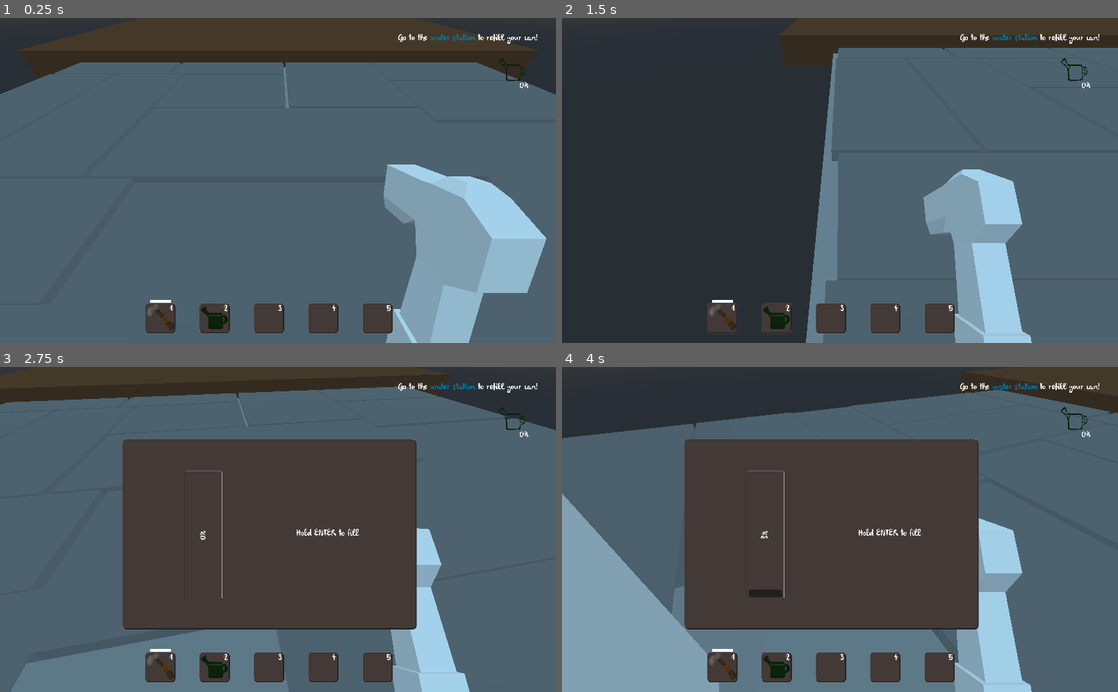
Above: before the commit, frames 1-4 (two rows, left to right).
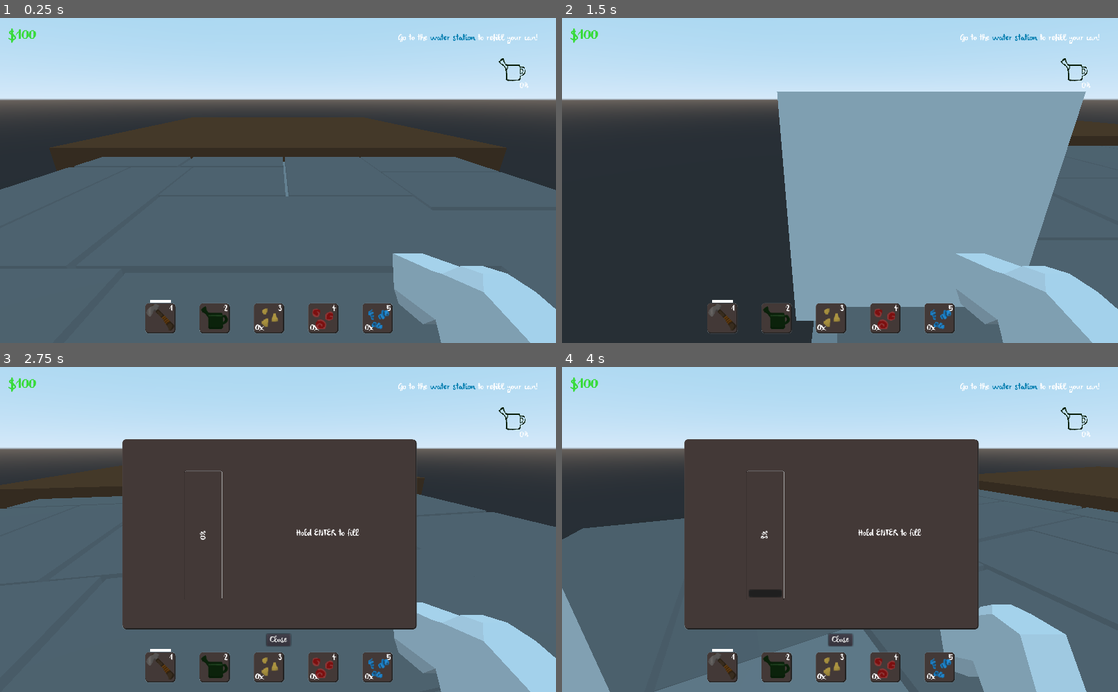
Above: after the commit, the same moments.

Repository: lea0101/FinalSem2
Game: Godot game, scene res://Scenes/Main.tscn
Same seed, same stepped clock (60 frames per second), same inputs: the game is played once before the commit and once after it.
Inputs (mouse positions are in pixels of both pictures, inside the frame that each line leads up to):
- Up to frame 1 (0.25 s): no input
- Up to frame 2 (1.5 s): tap Enter (ui_accept) at 0.5, 0.77 s; move the mouse to (962, 164) at 0.52 s; hold A (a) 0.53-1.25 s; click (962, 164) at 0.8 s; drag from (728, 196) to (812, 245) at 1.27 s
- Up to frame 3 (2.75 s): move the mouse to (333, 458) at 2.02 s; hold D (d) from 2.03 s (still down); click (333, 458) at 2.17 s; tap E (e) at 2.3 s
- Up to frame 4 (4 s): release D (d) at 2.75 s; drag from (812, 594) to (673, 480) at 2.77 s; tap Enter (ui_accept) at 3.5, 3.77 s; move the mouse to (1006, 578) at 3.52 s; hold Q (q) from 3.53 s (still down); click (1006, 578) at 3.67 s; right-click (1006, 578) at 3.8 s

The runs differ from the first frame. In frame 1, 56% of the frame differs, in the area x 0-100%, y 0-100%; in frame 2, 60%; in frame 3, 44%; in frame 4, 50%.

Commit message:
Shop and inventory stuff

Diff:
--- a/Assets/DefaultTheme.tres
+++ b/Assets/DefaultTheme.tres
@@ -26,6 +26,27 @@
 corner_detail = 5
 shadow_size = 1
 
+[sub_resource type="StyleBoxFlat" id=6]
+content_margin_left = 4.0
+content_margin_right = 13.0
+bg_color = Color( 0.15625, 0.133362, 0.128784, 1 )
+border_width_left = 1
+border_color = Color( 0.639216, 0.639216, 0.639216, 1 )
+corner_radius_top_left = 2
+corner_radius_top_right = 2
+corner_radius_bottom_right = 2
+corner_radius_bottom_left = 2
+expand_margin_left = 8.0
+expand_margin_right = 8.0
+shadow_size = 1
+shadow_offset = Vector2( 0, -1 )
+
+[sub_resource type="StyleBoxFlat" id=4]
+bg_color = Color( 0.160784, 0.235294, 0.176471, 1 )
+
+[sub_resource type="StyleBoxFlat" id=5]
+bg_color = Color( 0.266667, 0.227451, 0.219608, 1 )
+
 [sub_resource type="DynamicFont" id=3]
 font_data = ExtResource( 1 )
 
@@ -37,3 +58,41 @@
 ProgressBar/fonts/font = null
 ProgressBar/styles/bg = SubResource( 2 )
 ProgressBar/styles/fg = null
+TabContainer/colors/font_color_bg = Color( 0.690196, 0.690196, 0.690196, 1 )
+TabContainer/colors/font_color_disabled = Color( 0.9, 0.9, 0.9, 0.2 )
+TabContainer/colors/font_color_fg = Color( 0.94, 0.94, 0.94, 1 )
+TabContainer/constants/hseparation = 4
+TabContainer/constants/label_valign_bg = 2
+TabContainer/constants/label_valign_fg = 0
+TabContainer/constants/side_margin = 8
+TabContainer/constants/top_margin = 24
+TabContainer/fonts/font = null
+TabContainer/icons/decrement = null
+TabContainer/icons/decrement_highlight = null
+TabContainer/icons/increment = null
+TabContainer/icons/increment_highlight = null
+TabContainer/icons/menu = null
+TabContainer/icons/menu_highlight = null
+TabContainer/styles/panel = SubResource( 1 )
+TabContainer/styles/tab_bg = SubResource( 6 )
+TabContainer/styles/tab_disabled = null
+TabContainer/styles/tab_fg = SubResource( 6 )
+Tabs/colors/font_color_bg = Color( 0.69, 0.69, 0.69, 1 )
+Tabs/colors/font_color_disabled = Color( 0.9, 0.9, 0.9, 0.2 )
+Tabs/colors/font_color_fg = Color( 0.94, 0.94, 0.94, 1 )
+Tabs/constants/hseparation = 4
+Tabs/constants/label_valign_bg = 2
+Tabs/constants/label_valign_fg = 0
+Tabs/constants/top_margin = 24
+Tabs/fonts/font = null
+Tabs/icons/close = null
+Tabs/icons/decrement = null
+Tabs/icons/decrement_highlight = null
+Tabs/icons/increment = null
+Tabs/icons/increment_highlight = null
+Tabs/styles/button = SubResource( 4 )
+Tabs/styles/button_pressed = null
+Tabs/styles/panel = SubResource( 1 )
+Tabs/styles/tab_bg = SubResource( 5 )
+Tabs/styles/tab_disabled = null
+Tabs/styles/tab_fg = null
--- a/Scenes/Main.tscn
+++ b/Scenes/Main.tscn
@@ -1,9 +1,10 @@
-[gd_scene load_steps=8 format=2]
+[gd_scene load_steps=9 format=2]
 
 [ext_resource path="res://Scripts/Main.gd" type="Script" id=1]
 [ext_resource path="res://Scenes/FarmPlot.tscn" type="PackedScene" id=2]
 [ext_resource path="res://Scenes/WaterStation.tscn" type="PackedScene" id=3]
 [ext_resource path="res://Assets/Ground.obj" type="ArrayMesh" id=4]
+[ext_resource path="res://Scenes/Shop.tscn" type="PackedScene" id=5]
 
 [sub_resource type="CubeMesh" id=1]
 
@@ -57,3 +58,6 @@
 material/15 = null
 material/16 = null
 material/17 = null
+
+[node name="TMP_Shop" parent="." instance=ExtResource( 5 )]
+transform = Transform( 1, 0, 0, 0, 1, 0, 0, 0, 1, -6.57425, 1.25621, 0 )
--- a/Scenes/Player.tscn
+++ b/Scenes/Player.tscn
@@ -12,9 +12,26 @@
 [ext_resource path="res://Scripts/Camera.gd" type="Script" id=10]
 [ext_resource path="res://Assets/wateringcan.png" type="Texture" id=11]
 [ext_resource path="res://Assets/Hoe_Icon.png" type="Texture" id=12]
+[ext_resource path="res://Assets/Seeds/Seed1_Btn3.png" type="Texture" id=13]
+[ext_resource path="res://Assets/Seeds/Seed1_Btn2.png" type="Texture" id=14]
+[ext_resource path="res://Assets/Seeds/Seed1_Btn.png" type="Texture" id=15]
+[ext_resource path="res://Assets/Seeds/Seed1_Inv.png" type="Texture" id=16]
+[ext_resource path="res://Assets/olivier_demo.ttf" type="DynamicFontData" id=17]
+[ext_resource path="res://Assets/Seeds/Seed2_Btn.png" type="Texture" id=18]
+[ext_resource path="res://Assets/Seeds/Seed2_Btn3.png" type="Texture" id=19]
+[ext_resource path="res://Assets/Seeds/Seed3_Btn2.png" type="Texture" id=20]
+[ext_resource path="res://Assets/Seeds/Seed2_Btn2.png" type="Texture" id=21]
+[ext_resource path="res://Assets/Seeds/Seed3_Btn.png" type="Texture" id=22]
+[ext_resource path="res://Assets/Seeds/Seed3_Btn3.png" type="Texture" id=23]
+[ext_resource path="res://Assets/Seeds/Seed3_Inv.png" type="Texture" id=24]
+[ext_resource path="res://Assets/Seeds/Seed2_Inv.png" type="Texture" id=25]
 
 [sub_resource type="BoxShape" id=1]
 extents = Vector3( 0.6767, 1, 0.733048 )
+
+[sub_resource type="DynamicFont" id=3]
+size = 27
+font_data = ExtResource( 17 )
 
 [sub_resource type="Animation" id=2]
 resource_name = "Swing"
@@ -46,7 +63,7 @@
 material/3 = ExtResource( 1 )
 
 [node name="Camera" type="Camera" parent="."]
-transform = Transform( 1, 0, 0, 0, 0.759884, 0.650058, 0, -0.650058, 0.759884, 0, 0.958413, -0.0162635 )
+transform = Transform( 1, 0, 0, 0, 0.94387, 0.330317, 0, -0.330317, 0.94387, 0, 0.958413, -0.0162635 )
 script = ExtResource( 10 )
 
 [node name="CollisionShape" type="CollisionShape" parent="."]
@@ -118,6 +135,130 @@
 margin_bottom = 182.049
 text = "Hold ENTER to fill"
 
+[node name="Shop" type="Control" parent="UI"]
+visible = false
+anchor_right = 1.0
+anchor_bottom = 1.0
+__meta__ = {
+"_edit_use_anchors_": false
+}
+
+[node name="TabContainer" type="TabContainer" parent="UI/Shop"]
+anchor_left = 0.5
+anchor_top = 0.5
+anchor_right = 0.5
+anchor_bottom = 0.5
+margin_left = -324.425
+margin_top = -183.815
+margin_right = 327.575
+margin_bottom = 183.185
+theme = ExtResource( 7 )
+__meta__ = {
+"_edit_use_anchors_": false
+}
+
+[node name="Buy" type="Tabs" parent="UI/Shop/TabContainer"]
+anchor_right = 1.0
+anchor_bottom = 1.0
+margin_top = 26.0
+margin_right = -2.0
+margin_bottom = -2.0
+
+[node name="Lbl_Title" type="Label" parent="UI/Shop/TabContainer/Buy"]
+margin_left = 291.675
+margin_top = 29.0608
+margin_right = 354.675
+margin_bottom = 45.0608
+text = "Buy Seeds"
+__meta__ = {
+"_edit_use_anchors_": false
+}
+
+[node name="Btn_Seed1" type="TextureButton" parent="UI/Shop/TabContainer/Buy"]
+margin_left = 161.642
+margin_top = 107.815
+margin_right = 211.642
+margin_bottom = 157.815
+rect_scale = Vector2( 1.5, 1.5 )
+texture_normal = ExtResource( 15 )
+texture_pressed = ExtResource( 13 )
+texture_hover = ExtResource( 14 )
+__meta__ = {
+"_edit_use_anchors_": false
+}
+
+[node name="Lbl_Cost" type="Label" parent="UI/Shop/TabContainer/Buy/Btn_Seed1"]
+margin_left = 6.0
+margin_top = 60.0
+margin_right = 46.0
+margin_bottom = 76.0
+text = "$1"
+align = 1
+__meta__ = {
+"_edit_use_anchors_": false
+}
+
+[node name="Btn_Seed2" type="TextureButton" parent="UI/Shop/TabContainer/Buy"]
+margin_left = 291.642
+margin_top = 107.815
+margin_right = 341.642
+margin_bottom = 157.815
+rect_scale = Vector2( 1.5, 1.5 )
+texture_normal = ExtResource( 18 )
+texture_pressed = ExtResource( 19 )
+texture_hover = ExtResource( 21 )
+
+[node name="Lbl_Cost2" type="Label" parent="UI/Shop/TabContainer/Buy/Btn_Seed2"]
+margin_left = 6.0
+margin_top = 60.0
+margin_right = 46.0
+margin_bottom = 76.0
+text = "$1"
+align = 1
+
+[node name="Btn_Seed3" type="TextureButton" parent="UI/Shop/TabContainer/Buy"]
+margin_left = 411.642
+margin_top = 107.815
+margin_right = 461.642
+margin_bottom = 157.815
+rect_scale = Vector2( 1.5, 1.5 )
+texture_normal = ExtResource( 22 )
+texture_pressed = ExtResource( 23 )
+texture_hover = ExtResource( 20 )
+__meta__ = {
+"_edit_use_anchors_": false
+}
+
+[node name="Lbl_Cost3" type="Label" parent="UI/Shop/TabContainer/Buy/Btn_Seed3"]
+margin_left = 6.0
+margin_top = 60.0
+margin_right = 46.0
+margin_bottom = 76.0
+text = "$1"
+align = 1
+__meta__ = {
+"_edit_use_anchors_": false
+}
+
+[node name="Sell" type="Tabs" parent="UI/Shop/TabContainer"]
+visible = false
+anchor_right = 1.0
+anchor_bottom = 1.0
+margin_top = 26.0
+margin_right = -2.0
+margin_bottom = -2.0
+
+[node name="Lbl_Title2" type="Label" parent="UI/Shop/TabContainer/Sell"]
+margin_left = 291.675
+margin_top = 29.0608
+margin_right = 354.675
+margin_bottom = 45.0608
+text = "Sell Crops
+"
+__meta__ = {
+"_edit_use_anchors_": false
+}
+
 [node name="Slots" type="Node" parent="UI"]
 
 [node name="Slot1" type="Panel" parent="UI/Slots"]
@@ -179,6 +320,16 @@
 "_edit_use_anchors_": false
 }
 
+[node name="Lbl_SeedCnt" type="Label" parent="UI/Slots/Slot3"]
+margin_left = 2.24744
+margin_top = 36.7085
+margin_right = 42.2474
+margin_bottom = 52.7085
+text = "0x"
+__meta__ = {
+"_edit_use_anchors_": false
+}
+
 [node name="Label" type="Label" parent="UI/Slots/Slot3"]
 margin_left = 43.7252
 margin_top = 2.28796
@@ -187,12 +338,26 @@
 text = "3
 "
 
+[node name="Seed1_Inv" type="Sprite" parent="UI/Slots/Slot3"]
+position = Vector2( 26.6958, 23.969 )
+texture = ExtResource( 16 )
+
 [node name="Slot4" type="Panel" parent="UI/Slots"]
 margin_left = 568.354
 margin_top = 526.588
 margin_right = 623.354
 margin_bottom = 581.588
 theme = ExtResource( 7 )
+__meta__ = {
+"_edit_use_anchors_": false
+}
+
+[node name="Lbl_SeedCnt2" type="Label" parent="UI/Slots/Slot4"]
+margin_left = 2.63403
+margin_top = 36.7085
+margin_right = 42.634
+margin_bottom = 52.7085
+text = "0x"
 __meta__ = {
 "_edit_use_anchors_": false
 }
@@ -205,12 +370,26 @@
 text = "4
 "
 
+[node name="Seed2_Inv" type="Sprite" parent="UI/Slots/Slot4"]
+position = Vector2( 26.5724, 26.985 )
+texture = ExtResource( 25 )
+
 [node name="Slot5" type="Panel" parent="UI/Slots"]
 margin_left = 668.354
 margin_top = 526.588
 margin_right = 723.354
 margin_bottom = 581.588
 theme = ExtResource( 7 )
+__meta__ = {
+"_edit_use_anchors_": false
+}
+
+[node name="Lbl_SeedCnt3" type="Label" parent="UI/Slots/Slot5"]
+margin_left = 3.76978
+margin_top = 36.7085
+margin_right = 43.7698
+margin_bottom = 52.7085
+text = "0x"
 __meta__ = {
 "_edit_use_anchors_": false
 }
@@ -222,17 +401,13 @@
 margin_bottom = 33.288
 text = "5
 "
-
-[node name="TMP_Item" type="ColorRect" parent="UI/Slots"]
-visible = false
-margin_left = 275.661
-margin_top = 533.506
-margin_right = 315.661
-margin_bottom = 573.506
-color = Color( 0.980392, 0.0784314, 0.0784314, 1 )
-__meta__ = {
-"_edit_use_anchors_": false
-}
+__meta__ = {
+"_edit_use_anchors_": false
+}
+
+[node name="Seed3_Inv" type="Sprite" parent="UI/Slots/Slot5"]
+position = Vector2( 27.9344, 27.1696 )
+texture = ExtResource( 24 )
 
 [node name="Rect_Indicator" type="ColorRect" parent="UI"]
 margin_left = 275.0
@@ -275,8 +450,36 @@
 "_edit_use_anchors_": false
 }
 
+[node name="Btn_Close" type="Button" parent="UI"]
+visible = false
+anchor_left = 0.5
+anchor_top = 1.0
+anchor_right = 0.5
+anchor_bottom = 1.0
+margin_left = -22.0
+margin_top = -108.0
+margin_right = 22.0
+margin_bottom = -86.0
+text = "Close"
+
+[node name="Lbl_Money" type="Label" parent="UI"]
+margin_left = 13.9205
+margin_top = 17.4875
+margin_right = 53.9205
+margin_bottom = 45.4875
+custom_fonts/font = SubResource( 3 )
+custom_colors/font_color = Color( 0.223529, 0.862745, 0.231373, 1 )
+text = "$0"
+__meta__ = {
+"_edit_use_anchors_": false
+}
+
 [node name="Hoe" parent="." instance=ExtResource( 9 )]
 transform = Transform( 1.59751e-08, -0.15, -2.05982e-08, -0.136416, -5.96293e-09, -0.0623755, 0.0623755, 2.53759e-08, -0.136416, 0.363031, 0.287311, -0.219544 )
 
 [node name="AnimationPlayer" type="AnimationPlayer" parent="Hoe"]
 anims/Swing = SubResource( 2 )
+[connection signal="pressed" from="UI/Shop/TabContainer/Buy/Btn_Seed1" to="." method="_on_Btn_Seed1_pressed"]
+[connection signal="pressed" from="UI/Shop/TabContainer/Buy/Btn_Seed2" to="." method="_on_Btn_Seed2_pressed"]
+[connection signal="pressed" from="UI/Shop/TabContainer/Buy/Btn_Seed3" to="." method="_on_Btn_Seed3_pressed"]
+[connection signal="button_down" from="UI/Btn_Close" to="UI" method="_on_Btn_Close_button_down"]
--- /dev/null
+++ b/Scenes/Shop.tscn
@@ -0,0 +1,18 @@
+[gd_scene load_steps=4 format=2]
+
+[ext_resource path="res://Scripts/WaterStation.gd" type="Script" id=1]
+
+[sub_resource type="BoxShape" id=1]
+
+[sub_resource type="CubeMesh" id=2]
+
+[node name="TMP_Shop" type="Area"]
+script = ExtResource( 1 )
+
+[node name="CollisionShape" type="CollisionShape" parent="."]
+shape = SubResource( 1 )
+
+[node name="MeshInstance" type="MeshInstance" parent="."]
+mesh = SubResource( 2 )
+material/0 = null
+[connection signal="body_entered" from="." to="." method="_on_TMP_Shop_body_entered"]
--- a/Scripts/Plant.gd
+++ b/Scripts/Plant.gd
@@ -35,6 +35,8 @@
 		water-=.1
 	change_soil_color()
 	thirst_timer.start()
+	if water!=.5:
+		grow_timer.stop()
 
 func change_soil_color():
 	 #25 66 42 255
--- a/Scripts/Player.gd
+++ b/Scripts/Player.gd
@@ -1,7 +1,8 @@
 extends KinematicBody
 
-#public vars
+
 export(bool) var on_farm=false
+export(Array) var seeds_cnt=[0,0,0]
 
 #bools
 var jumping:=false
@@ -60,7 +61,7 @@
 
 	rotate_y(rot_y*rotation_speed)
 
-	if Input.is_action_just_pressed("click"):
+	if Input.is_action_just_pressed("right_click"):
 		match ui.equipped:
 			"Hoe":
 				hoe_anim.play("Swing")
@@ -76,7 +77,9 @@
 					ui.fill_can(ui.can_capacity-20)
 					current_plant.get_watered()
 
-
+			"Seed1":
+				if on_farm and current_plant!=null and seeds_cnt[0]!=0:
+					pass #Plant seed!
 			_:
 				print("Not ready")
 
@@ -89,6 +92,35 @@
 #	if event is InputEventMouseButton:
 #		rotate_y(-lerp(0, rotation_speed, event.relative.x))
 
-func start_fill():
-	ui.get_child(1).show()
-	ui.get_child(1).showing=true
+
+func open_menu(menu_name:String):
+	match menu_name:
+		"Water":
+			ui.ctrl_water.toggle_show(1)
+			ui.ctrl_shop.hide()
+
+		"Shop":
+			ui.ctrl_shop.show()
+			ui.ctrl_water.toggle_show(0)
+
+		_:
+			print("Error")
+	ui.closebtn.show()
+
+
+
+func _on_Btn_Seed1_pressed():
+	buy_seed(0)
+
+func _on_Btn_Seed2_pressed():
+	buy_seed(1)
+
+func _on_Btn_Seed3_pressed():
+	buy_seed(2)
+
+func buy_seed(index:int):
+	if ui.money-ui.seedsprices[index]<0:
+		return
+	seeds_cnt[index]+=1
+	ui.add_money(-ui.seedsprices[index])
+	ui.slots.get_child(2+index).get_child(0).text=str(seeds_cnt[index]) + "x"
--- a/Scripts/Task.gd
+++ b/Scripts/Task.gd
@@ -15,3 +15,12 @@
 			get_parent().fill_can(100)
 			hide()
 			pbar.value=0
+
+
+func toggle_show(v:int):
+	if v==0:
+		hide()
+		showing=false
+		return
+	show()
+	showing=true
--- a/Scripts/UI.gd
+++ b/Scripts/UI.gd
@@ -5,16 +5,26 @@
 export(Array) var items
 export(String) var equipped
 export(int) var can_capacity
+var money:=0
+export(Array) var seedsprices=[1,5,10]
 
 onready var slots:=$Slots
 onready var ind:=$Rect_Indicator
 onready var inv_item:=$Slots/TMP_Item
 onready var pg_can:=$Prog_Can
 onready var can_tip:=$RtLbl_CanTip
+onready var closebtn:=$Btn_Close
+onready var moneylbl:=$Lbl_Money
+
+onready var ctrl_water:=$Fill_Water
+onready var ctrl_shop:=$Shop
+
+
 
 func _ready():
 	fill_can(0)
 	equipped="Hoe"
+	add_money(100)
 
 func _process(delta):
 	if Input.is_action_pressed("num_1"):
@@ -46,3 +56,13 @@
 	can_capacity=x
 	pg_can.value=x
 	pg_can.get_child(0).text=str(can_capacity) + "%"
+
+
+func _on_Btn_Close_button_down():
+	ctrl_shop.hide()
+	ctrl_water.toggle_show(0)
+	closebtn.hide()
+
+func add_money(change:int):
+	money+=change
+	moneylbl.text="$" + str(money)
--- a/Scripts/WaterStation.gd
+++ b/Scripts/WaterStation.gd
@@ -1,5 +1,18 @@
 extends Area
+
+var player=null
 
 func _on_TMP_WaterStation_body_entered(body):
 	if "Player" in body.name:
-		body.start_fill()
+		player=body
+		send_menu_trigger("Water")
+
+func _on_TMP_Shop_body_entered(body):
+	if "Player" in body.name:
+		player=body
+		send_menu_trigger("Shop")
+
+
+func send_menu_trigger(menu_name:String):
+	if player!=null:
+		player.open_menu(menu_name)
Not shown: 1 places in Assets/DefaultTheme.tres that only renumber resources
Binary file added: Assets/Seeds/Seed1_Btn.png
Not shown, added: Assets/Seeds/Seed1_Btn.png.import
Binary file added: Assets/Seeds/Seed1_Btn2.png
Not shown, added: Assets/Seeds/Seed1_Btn2.png.import
Binary file added: Assets/Seeds/Seed1_Btn3.png
Not shown, added: Assets/Seeds/Seed1_Btn3.png.import
Binary file added: Assets/Seeds/Seed1_Inv.png
Not shown, added: Assets/Seeds/Seed1_Inv.png.import
Binary file added: Assets/Seeds/Seed2_Btn.png
Not shown, added: Assets/Seeds/Seed2_Btn.png.import
Binary file added: Assets/Seeds/Seed2_Btn2.png
(and 14 more such lines)
